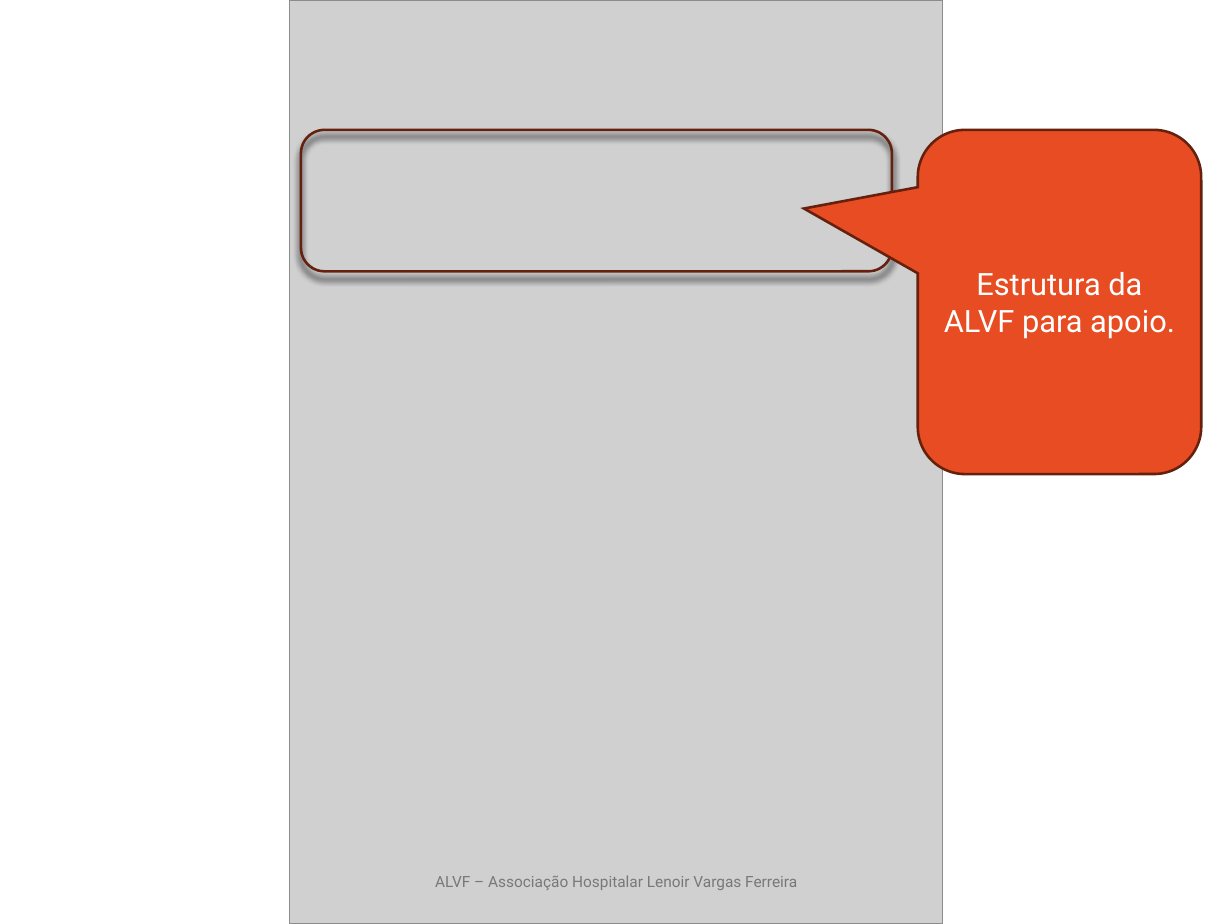
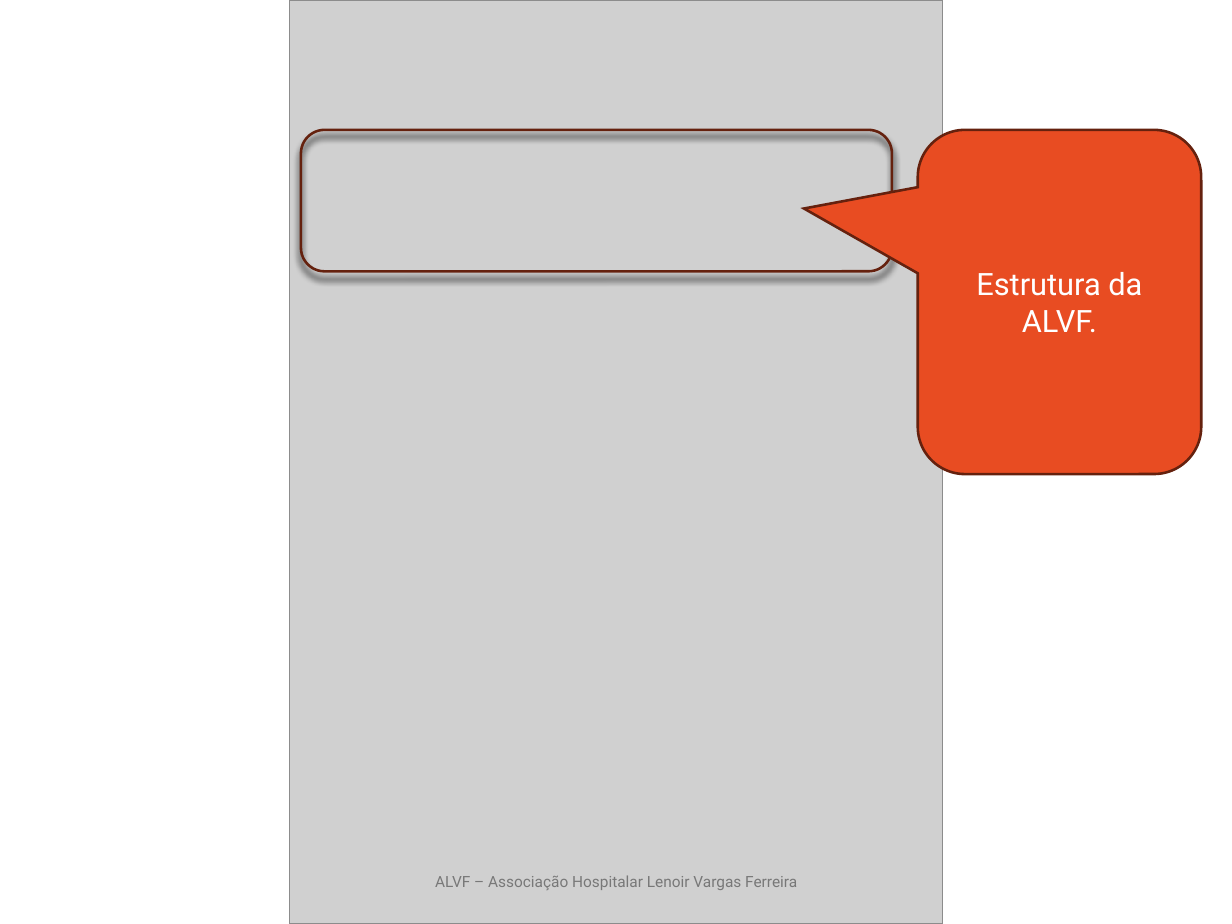
Before and after one commit to ProjetosALVF/ALVF_ProspeccaoGestao_TI, a slide deck: slide 7 of ALVF_Organizacional_ConselhoDe Administracao_Fev_2025/Estrutura_OrganizacionalGovernançaDeTI_ALVF.pptx. Drawn at 1232x924 pixels with LibreOffice and Linux fonts; fonts in the diff are those of the drawing; grey boxes stand for pictures; background and template pictures are left out. Boxes give left, top, right and bottom in pixels: in the first picture for what was removed or moved away, otherwise in the second. Text is boxed around its words. In the diff, an @@ line names an element or a change of style, - is before the commit and + after.

```diff
--- a/ALVF_Organizacional_ConselhoDe Administracao_Fev_2025/Estrutura_OrganizacionalGovernançaDeTI_ALVF.pptx
+++ b/ALVF_Organizacional_ConselhoDe Administracao_Fev_2025/Estrutura_OrganizacionalGovernançaDeTI_ALVF.pptx
@@ text in rounded speech box at (976, 272, 1142, 332): text changed @@
-Estrutura da ALVF para apoio.
+Estrutura da ALVF.
```
Also in this commit, not shown: 10 other slides changed, 5 other files.
